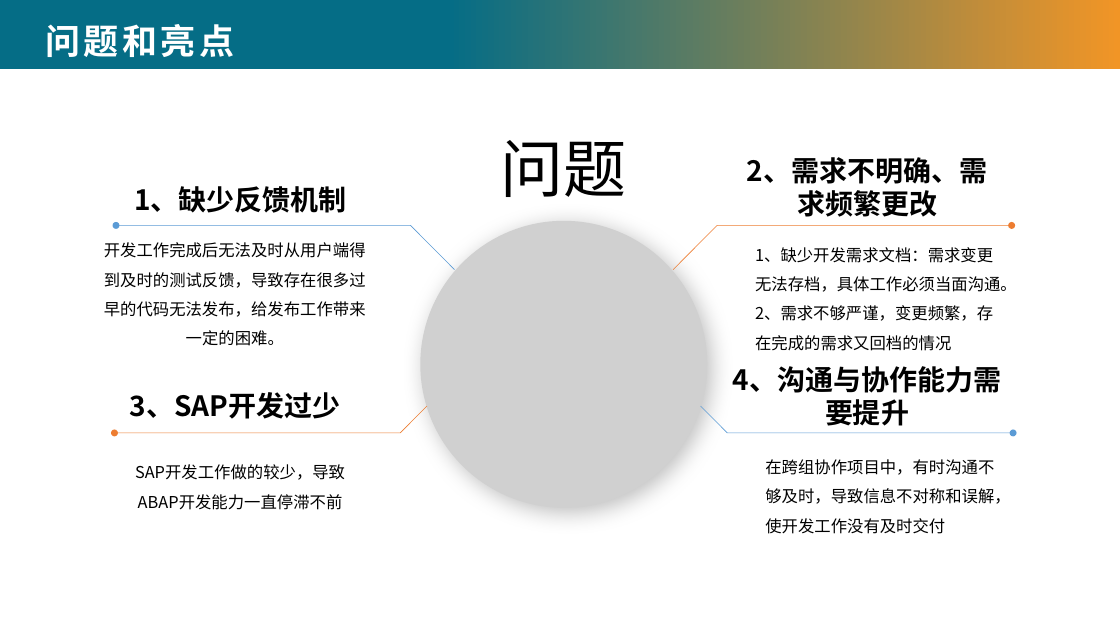
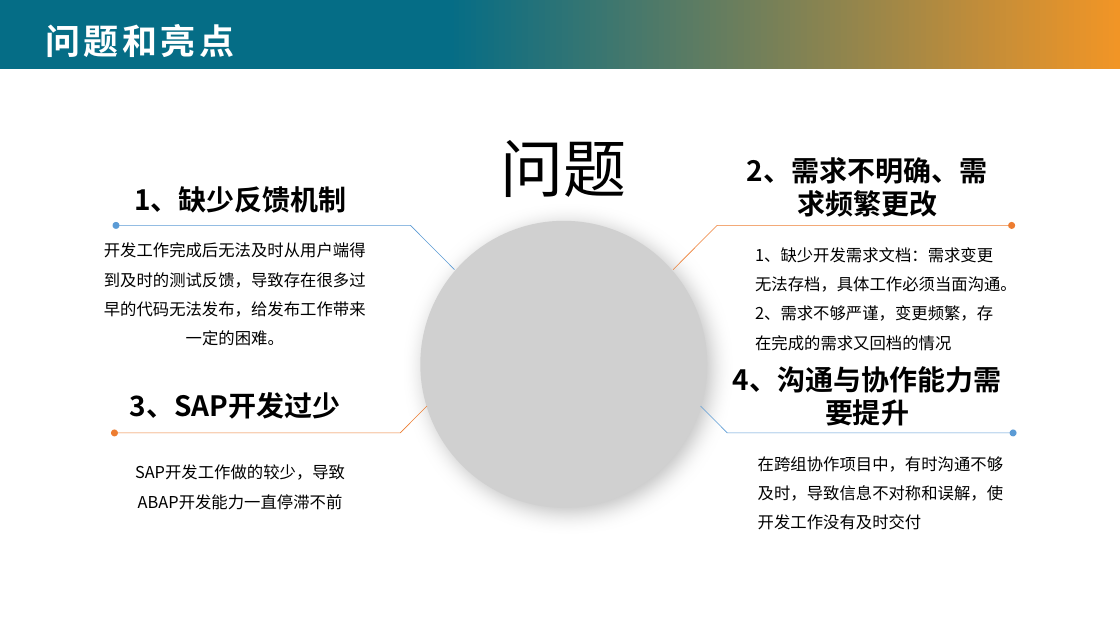
Before and after one commit to chenzz1228/MDG, a slide deck: slide 6 of 年中述职材料模板-职员.pptx. Drawn at 1120x630 pixels with LibreOffice and Linux fonts; fonts in the diff are those of the drawing; grey boxes stand for pictures; background and template pictures are left out. Boxes give left, top, right and bottom in pixels: in the first picture for what was removed or moved away, otherwise in the second. Text is boxed around its words. In the diff, an @@ line names an element or a change of style, - is before the commit and + after.

```diff
--- a/年中述职材料模板-职员.pptx
+++ b/年中述职材料模板-职员.pptx
@@ text "在跨组协作项目中，有时沟通不够及时，导致信息不对称和误解，使开发工作没有及时交付": place and size @@
-text "在跨组协作项目中，有时沟通不够及时，导致信息不对称和误解，使开发工作没有及时交付" at (765, 459, 1010, 534)
+text "在跨组协作项目中，有时沟通不够及时，导致信息不对称和误解，使开发工作没有及时交付" at (758, 456, 1003, 530)
```
Also in this commit, not shown: 3 other slides changed, 1 slide removed.
